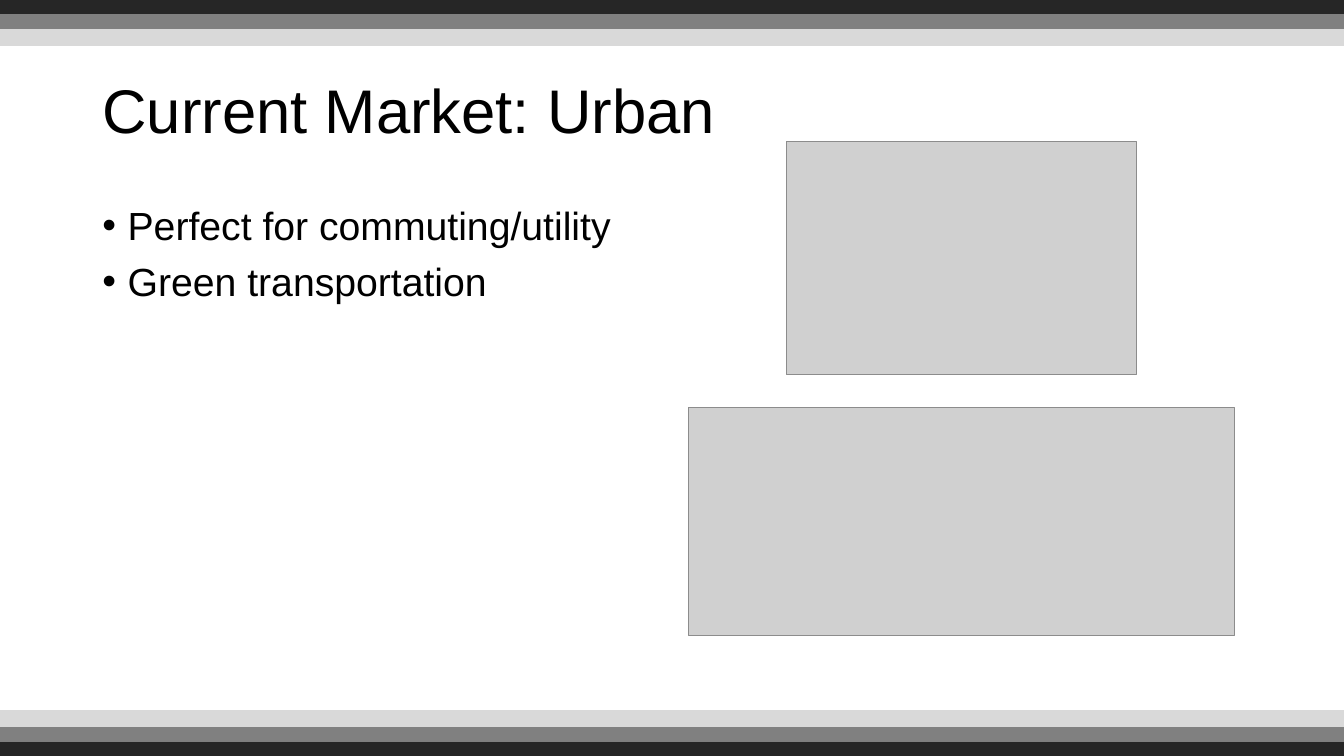
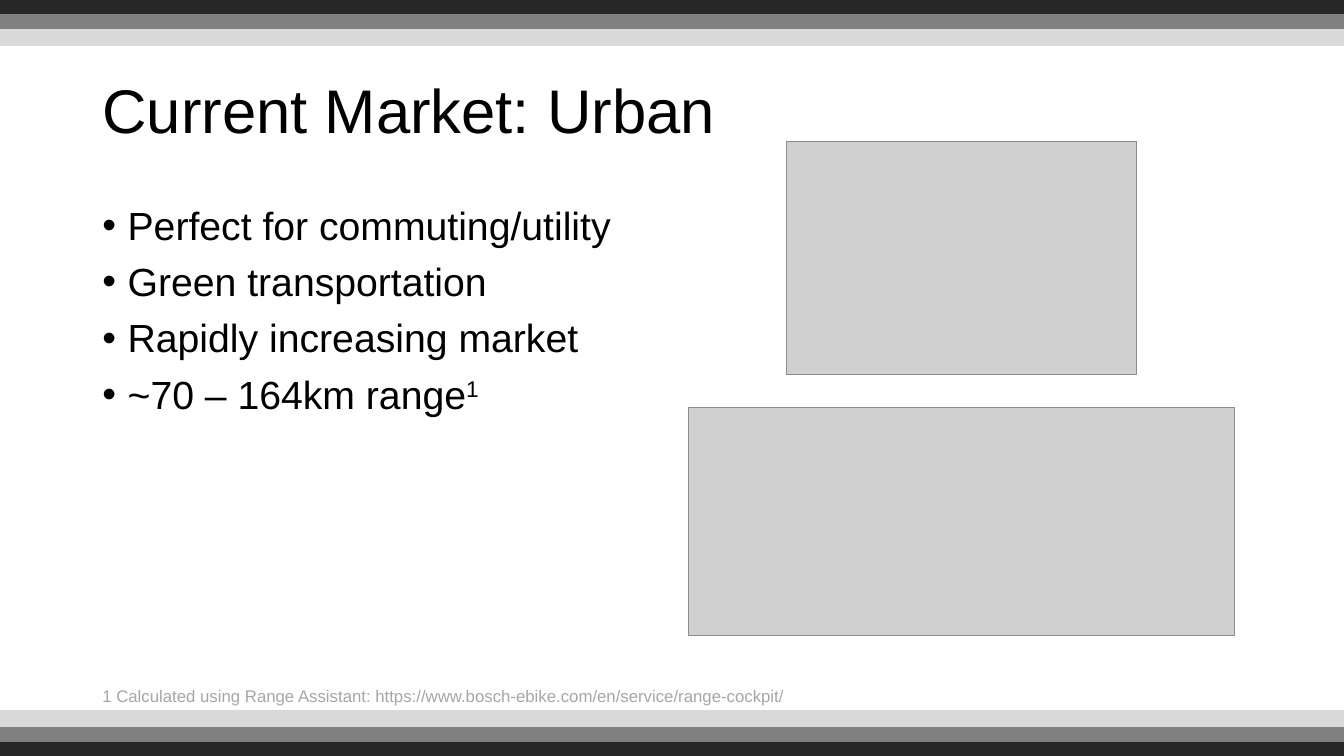
Before and after one commit to Reignable/Employment-Docs, a slide deck: slide 3 of companies/Bosch/presentation/Presentation.pptx. Drawn at 1344x756 pixels with LibreOffice and Linux fonts; fonts in the diff are those of the drawing; grey boxes stand for pictures; background and template pictures are left out. Boxes give left, top, right and bottom in pixels: in the first picture for what was removed or moved away, otherwise in the second. Text is boxed around its words. In the diff, an @@ line names an element or a change of style, - is before the commit and + after.

```diff
--- a/companies/Bosch/presentation/Presentation.pptx
+++ b/companies/Bosch/presentation/Presentation.pptx
@@ text at (x1=128, y1=323, x2=579, y2=410): paragraphs added @@
+• Rapidly increasing market
+• ~70 – 164km range1
@@ text added at (x1=102, y1=690, x2=783, y2=706), 12 pt, text #A6A6A6 @@
+1 Calculated using Range Assistant: https://www.bosch-ebike.com/en/service/range-cockpit/
```
Also in this commit, not shown: 5 other slides changed, 2 slides added, 1 slide removed, 1 other file.
